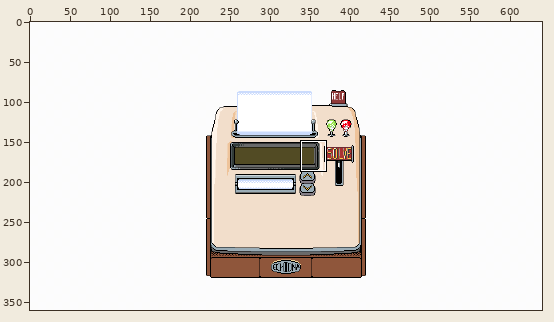
Pixel-art file: asperite/active_game/echidna.aseprite. The picture above shows the old version from afar; the outline marks the close-up.
Close-up. Earlier state:
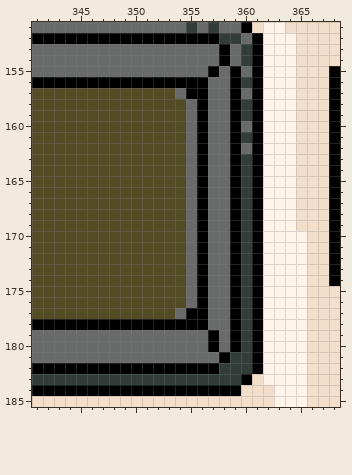
640x360 pixels, 1 frame. Shown: x 341..368, y 151..185.
And afterwards:
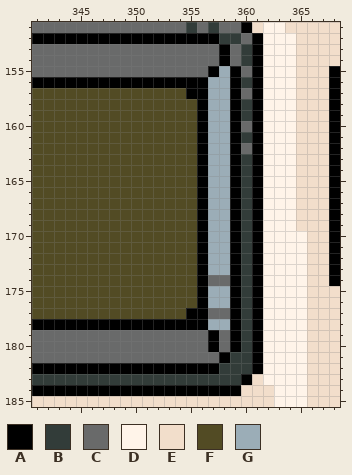
Palette (. is transparent): A #000000  B #323c39  C #696a6a  D #fff4e9  E #f2decb  F #524b24  G #9badb7
Edits made:
Changed rows in their new state; - is an unchanged pixel.
Layer "Solve Display/Disp Colour":
first column x 354:
155 ----G
156 ---GG
157 F--GG
158 -F-GG
159 -F-GG
160 -F-GG
161 -F-GG
162 -F-GG
163 -F-GG
164 -F-GG
165 -F-GG
166 -F-GG
167 -F-GG
168 -F-GG
169 -F-GG
170 -F-GG
171 -F-GG
172 -F-GG
173 -F-GG
174 -F---
175 -F-GG
176 -F-GG
177 F----
178 ---GG
